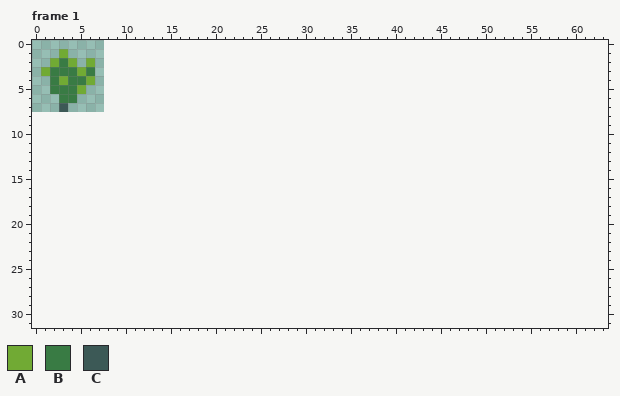
Edited in one commit: pixel-art file (asset_src/graphics/world_content/biomes/deepwood/art/deepwood_decor.ase). The picture above is the old version.
8x8 pixels, 8 frames. Shown: frame 1. The old version is drawn lined up with the new one, on the new canvas. The commit also changed other frames, which this record leaves out.
Palette (. is transparent): A #71aa34  B #397b44  C #3c5956
Pixels before, frame 1, first column x 1:
1 ..A...
2 .ABA.A
3 ABBBAB
4 .BABBA
5 .BBBA.
6 ..BB..
7 ..C...
And afterwards:
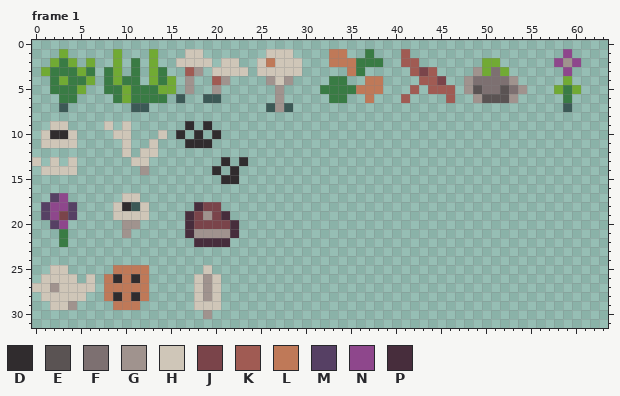
Colours new in this view: D #302c2e  E #5a5353  F #7d7071  G #a0938e  H #cfc6b8  J #7a444a  K #a05b53  L #bf7958  M #564064  N #8e478c  P #472d3c
Commit: update deepwood/glade scenery and bullet art
From old to new:
canvas 8x8 -> 64x32
Frame 1:
There is now colour A in row 1 at x 9 and 13; in row 2 at x 9, 13 and 50 to 51; in row 3 at x 9, 13, 50 and 52; in row 4 at x 9, 13, 15 and 59; in row 5 at x 10, 14 to 15, 58 and 60; in row 6 at x 10.
There is now colour B in row 1 at x 37; in row 2 at x 11 and 36 to 38; in row 3 at x 8, 11, 14 and 36; in row 4 at x 8, 10 to 11, 14 and 33 to 34; in row 5 at x 8 to 9, 11 to 13, 32 to 35 and 59; in row 6 at x 9, 11 to 14, 33 to 34 and 59.
There is now colour B in rows 21 to 22 at x 3.
There is now colour C in row 6 at x 16 and 19 to 20; in row 7 at x 11 to 12, 26, 28 and 59; in row 18 at x 11.
There is now colour D in row 9 at x 17 and 19; in row 10 at x 2 to 3, 16, 18 and 20; in row 11 at x 17 to 19; in row 13 at x 21 and 23; in row 14 at x 20 and 22; in row 15 at x 21 to 22.
There is now colour D in row 18 at x 10; in row 26 at x 9 and 11; in row 28 at x 9 and 11.
There is now colour E in row 5 at x 49 and 52; in row 6 at x 50 to 52.
There is now colour F in row 3 at x 51; in row 4 at x 49 to 52; in row 5 at x 50 to 51 and 53.
There is now colour G in row 2 at x 59; in row 3 at x 18 and 49; in row 4 at x 17, 21, 26, 28, 48 and 53; in row 5 at x 17, 20, 27, 48 and 54; in row 6 at x 27, 49 and 53; in row 7 at x 27.
There is now colour G in row 14 at x 12; in row 19 at x 19; in row 20 at x 10 to 11; in row 21 at x 10 and 18 to 21; in row 26 at x 19; in row 27 at x 2 and 19.
There is now colour G in row 28 at x 19; in row 29 at x 4; in row 30 at x 19.
There is now colour H in row 1 at x 17 to 18 and 26 to 28; in row 2 at x 16 to 19, 21 to 22, 25 and 27 to 29; in row 3 at x 20 to 23 and 25 to 29; in row 4 at x 27; in row 9 at x 2 to 3, 8 and 10; in row 10 at x 1, 4, 9 to 10 and 14.
There is now colour H in row 11 at x 1 to 4, 10 and 13; in row 12 at x 10 and 12 to 13; in row 13 at x 0, 2, 4 and 11 to 12; in row 14 at x 1 to 4; in row 17 at x 10 to 11; in row 18 at x 9 and 12.
There is now colour H in row 19 at x 9 to 12; in row 25 at x 2 to 3 and 19; in row 26 at x 1 to 4, 6, 18 and 20; in row 27 at x 0 to 1, 3 to 6, 18 and 20; in row 28 at x 1 to 5, 18 and 20; in row 29 at x 2 to 3 and 18 to 20.
There is now colour J in row 3 at x 43; in row 4 at x 45; in row 18 at x 19 to 20; in row 19 at x 3, 18 and 20; in row 20 at x 18 to 21.
There is now colour K in row 1 at x 41; in row 2 at x 41 to 42; in row 3 at x 17, 42 and 44; in row 4 at x 20 and 43 to 44; in row 5 at x 42 and 44 to 46; in row 6 at x 41 and 46.
There is now colour L in row 1 at x 33 to 34; in row 2 at x 26 and 33 to 35; in row 3 at x 35; in row 4 at x 37 to 38; in row 5 at x 36 to 38; in row 6 at x 37.
There is now colour L in row 25 at x 9 to 12; in row 26 at x 8, 10 and 12; in row 27 at x 8 to 12; in row 28 at x 8, 10 and 12; in row 29 at x 9 to 11.
There is now colour M in row 17 at x 2; in rows 18 to 19 at x 1 and 4; in row 20 at x 2.
There is now colour N in row 1 at x 59; in row 2 at x 58 and 60; in row 3 at x 59; in row 17 at x 3; in row 18 at x 2 to 3; in row 19 at x 2.
There is now colour N in row 20 at x 3.
There is now colour P in row 18 at x 18; in row 19 at x 17 and 21; in rows 20 to 21 at x 17 and 22; in row 22 at x 18 to 21.
Changed places in both pictures, as pixel boxes (x1, y1, x2, y2):
added: (32, 49, 581, 319)
